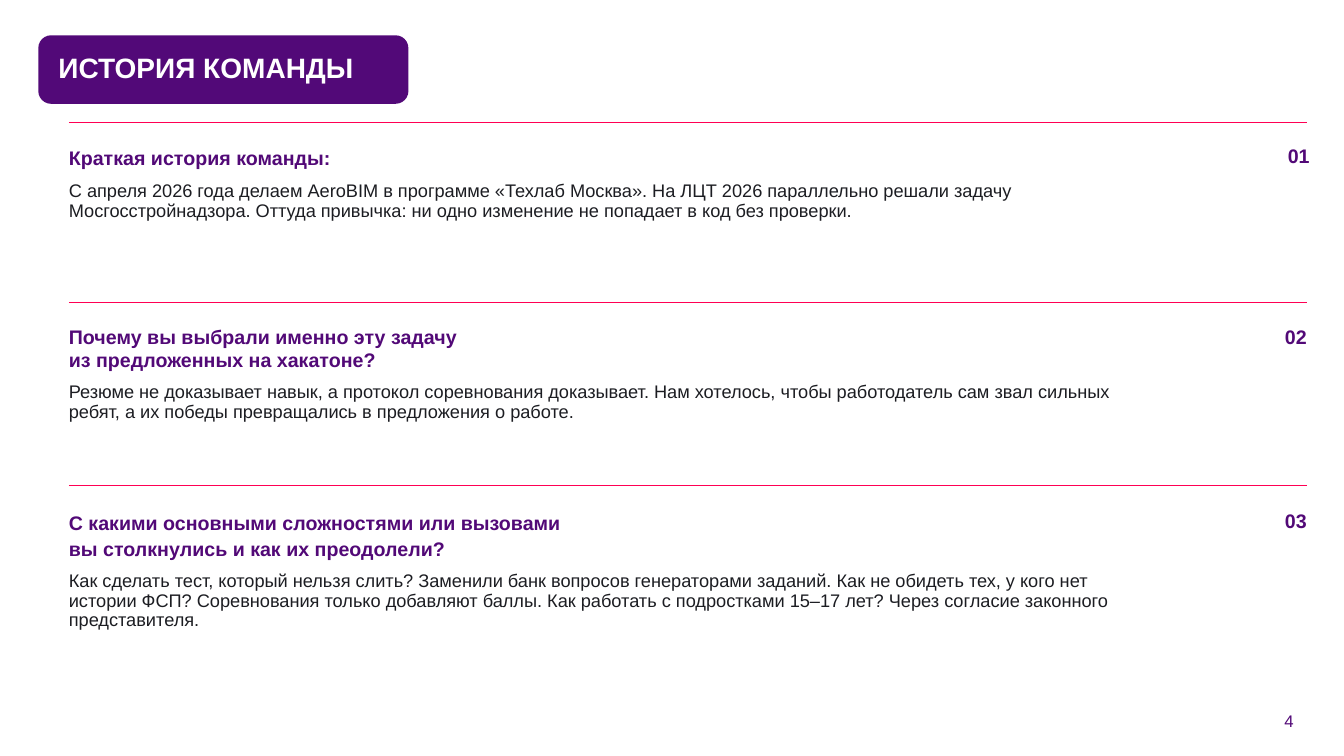
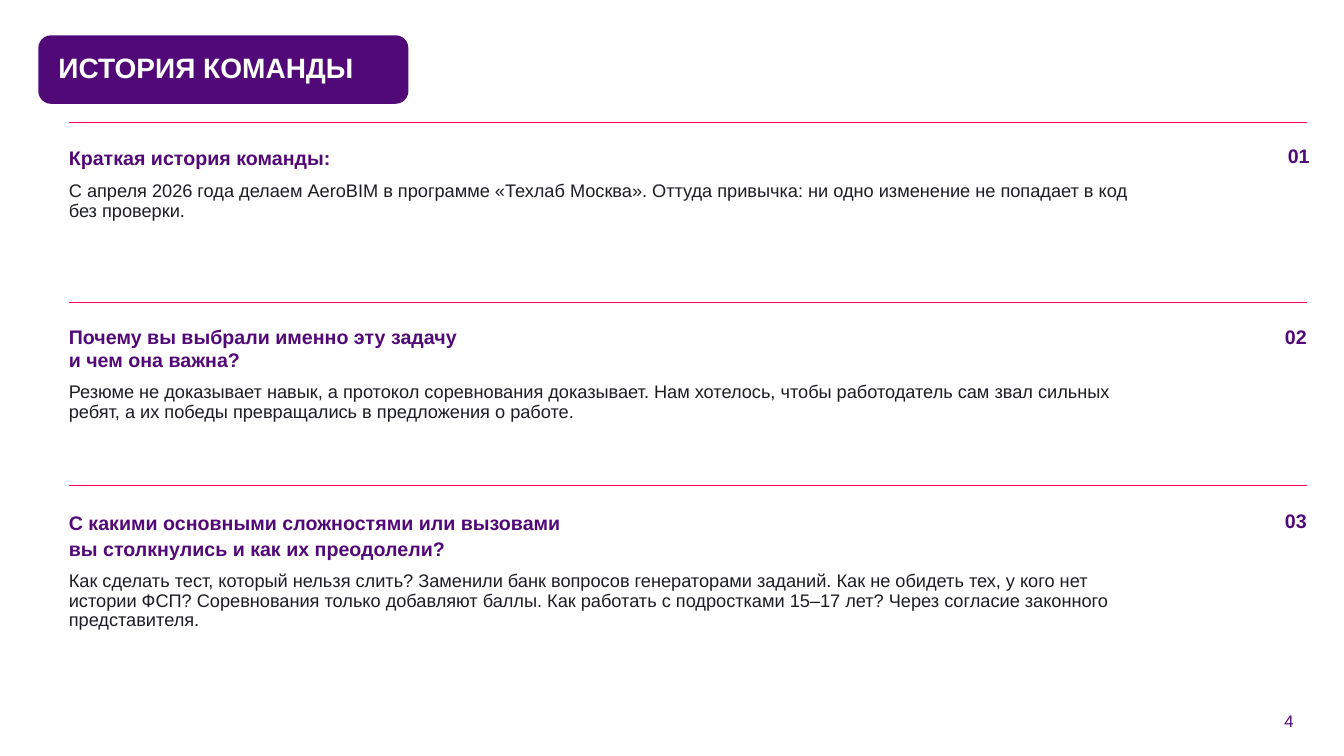
Before and after one commit to KonkovDV/fsp-talent, a slide deck: slide 4 of submission/03-presentation/FSP_Talent_presentation.pptx. Drawn at 1344x756 pixels with LibreOffice and Linux fonts; fonts in the diff are those of the drawing; background and template pictures are left out. Boxes give left, top, right and bottom in pixels: in the first picture for what was removed or moved away, otherwise in the second. Text is boxed around its words. In the diff, an @@ line names an element or a change of style, - is before the commit and + after.

```diff
--- a/submission/03-presentation/FSP_Talent_presentation.pptx
+++ b/submission/03-presentation/FSP_Talent_presentation.pptx
@@ text at [69,183,1127,221]: text changed @@
-С апреля 2026 года делаем AeroBIM в программе «Техлаб Москва». На ЛЦТ 2026 параллельно решали задачу Мосгосстройнадзора. Оттуда привычка: ни одно изменение не попадает в код без проверки.
+С апреля 2026 года делаем AeroBIM в программе «Техлаб Москва». Оттуда привычка: ни одно изменение не попадает в код без проверки.
@@ text at [69,329,457,368]: text changed @@
-Почему вы выбрали именно эту задачу
-из предложенных на хакатоне?
+Почему вы выбрали именно эту задачу
+и чем она важна?
```
Also in this commit, not shown: 4 other slides changed, 9 other files.
